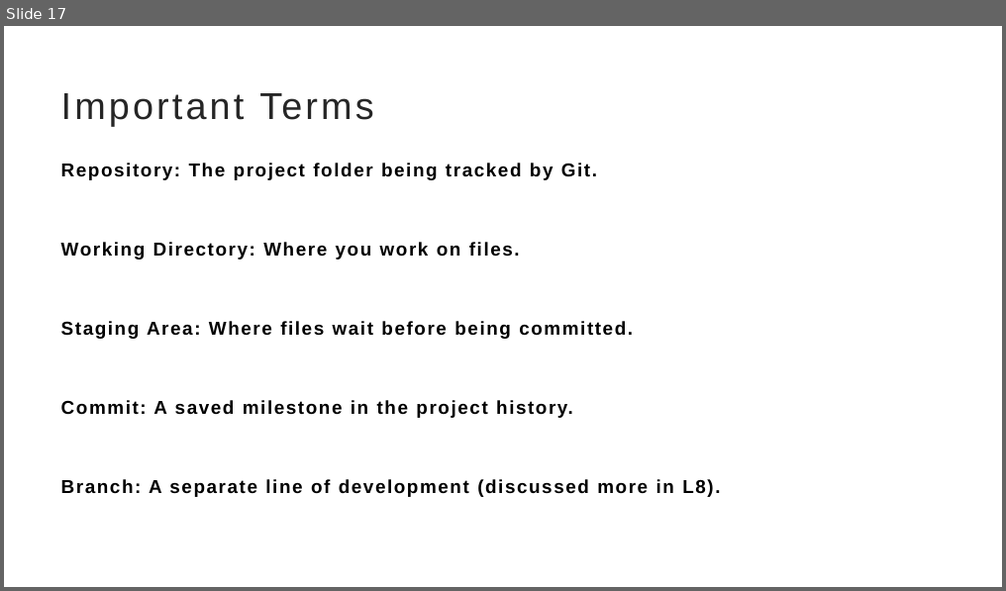
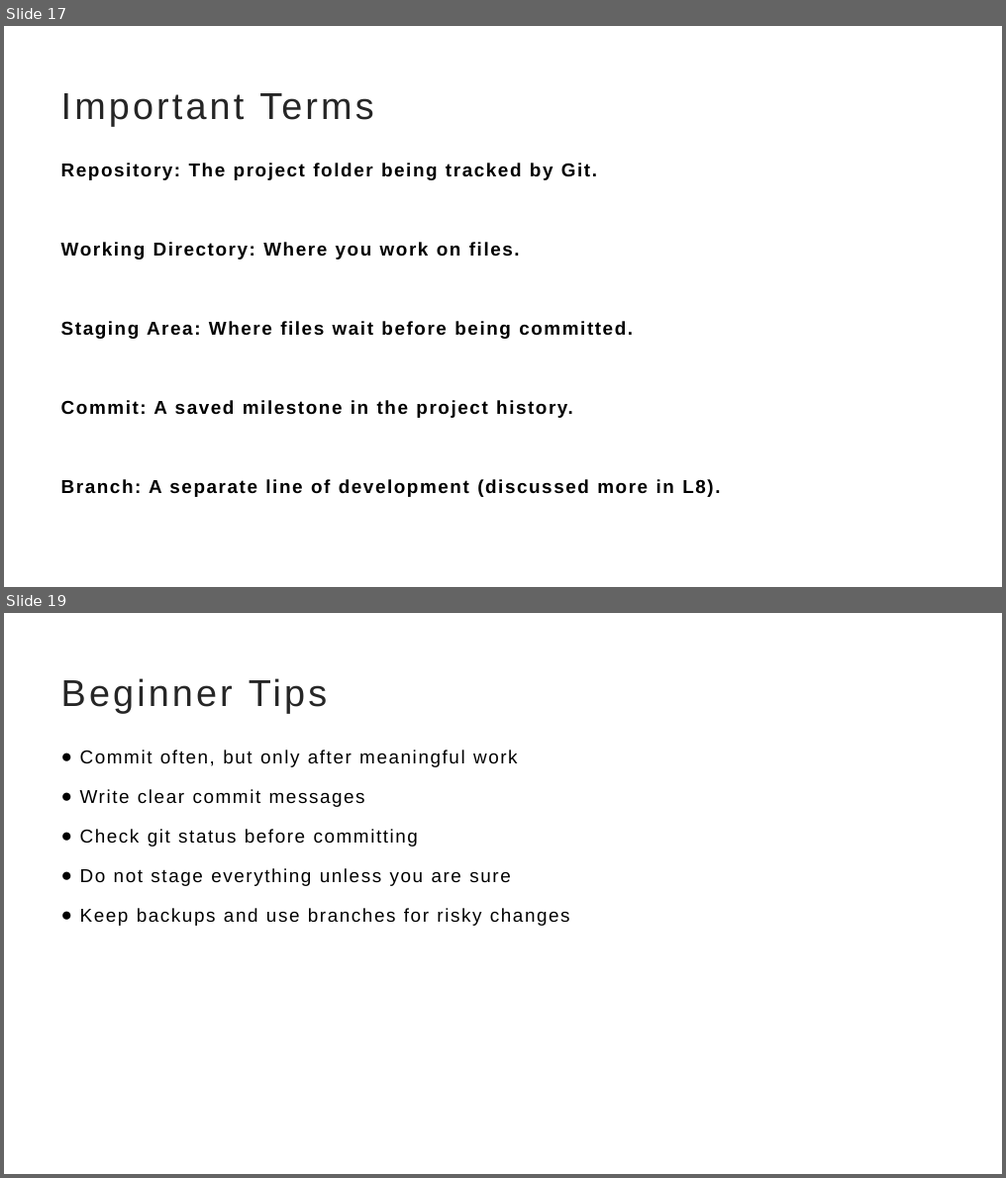
Before and after one commit to TahirMahmoodKamboh/git, a slide deck: Git-Lec-1-Lec2.pptx. Shown one above the other, each under a label of ours: slide 17 before the commit, slides 17 and 19 after it; the slides between them are not shown. The pictures are 1006x591 and 1006x1178 pixels, drawn with LibreOffice and Linux fonts; fonts in the diff are those of the drawing. Boxes give left, top, right and bottom in pixels: in the first picture for what was removed or moved away, otherwise in the second. Text is boxed around its words. In the diff, an @@ line names an element or a change of style, - is before the commit and + after.

```diff
--- a/Git-Lec-1-Lec2.pptx
+++ b/Git-Lec-1-Lec2.pptx
@@ slide 19 added at (4,613,1002,1174), background #FFFFFF @@
@@ title added at (61,678,327,713), 36 pt, text #262626 @@
+Beginner Tips
@@ text added at (80,750,570,926), 18 pt, text #000000 @@
+● Commit often, but only after meaningful work
+● Write clear commit messages
+● Check git status before committing
+● Do not stage everything unless you are sure
+● Keep backups and use branches for risky changes
```
Also in this commit, not shown: 21 other slides added, 4 other files.
